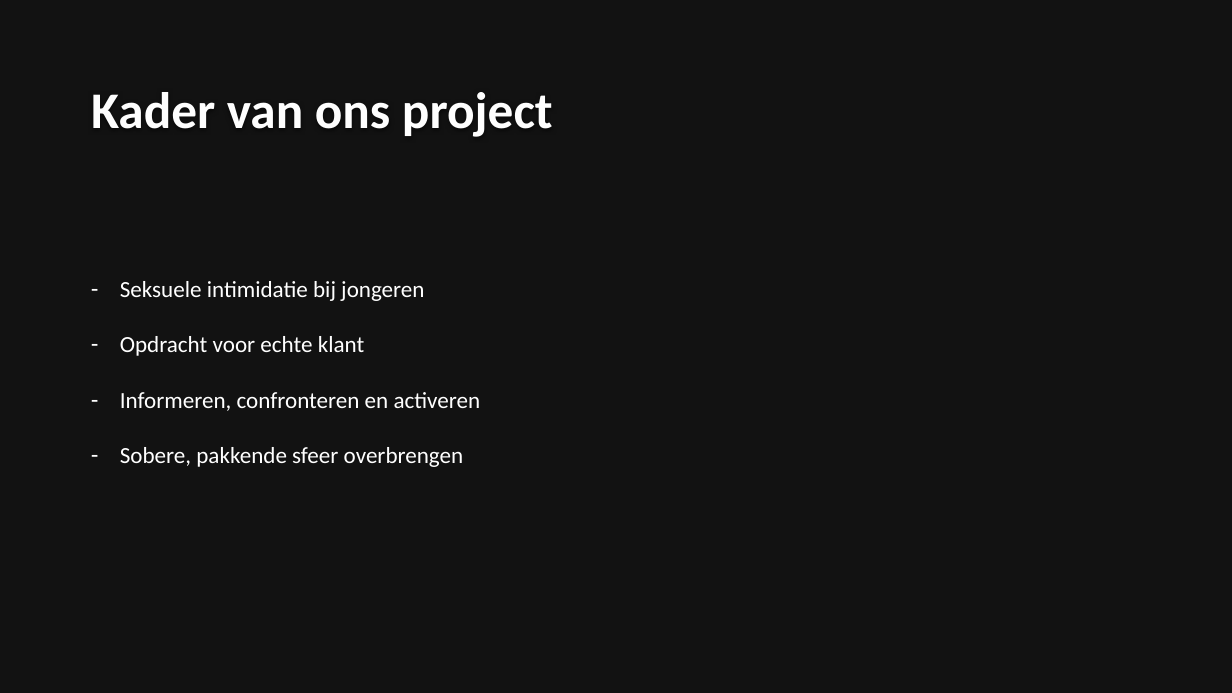
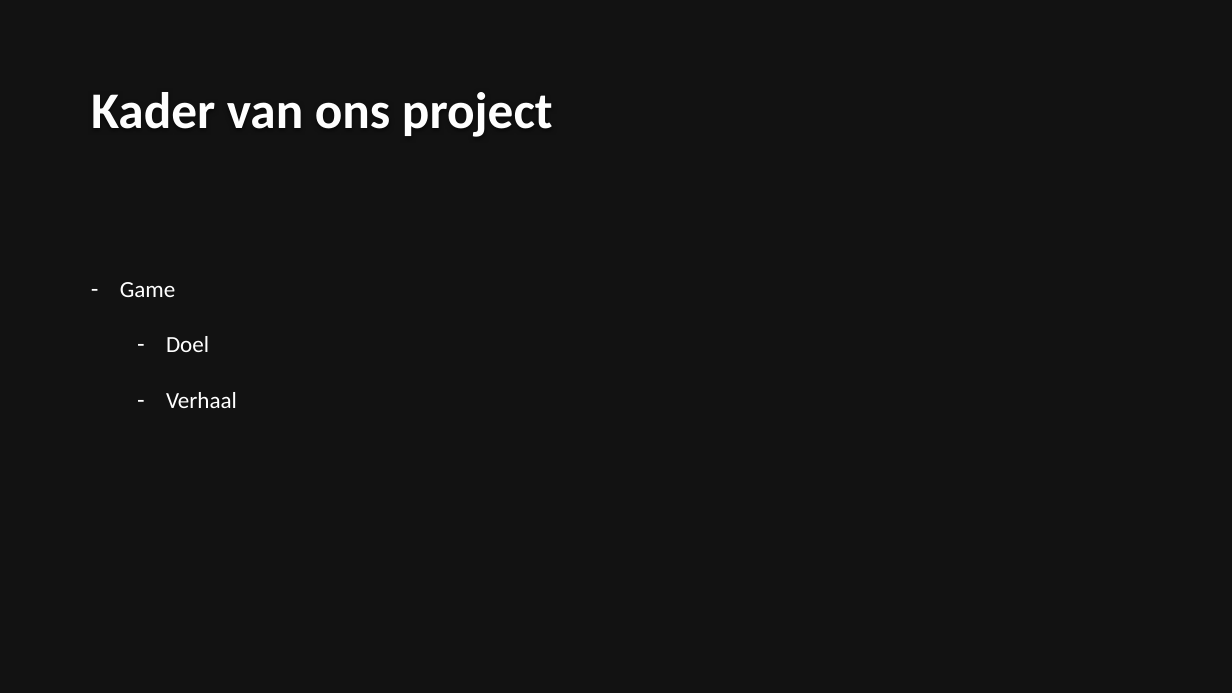
Before and after one commit to VeloceCat/Ivany, a slide deck: slide 10 of Ivany-Presentatie.pptx. Drawn at 1232x693 pixels with LibreOffice and Linux fonts; fonts in the diff are those of the drawing; background and template pictures are left out. Boxes give left, top, right and bottom in pixels: in the first picture for what was removed or moved away, otherwise in the second. Text is boxed around its words. In the diff, an @@ line names an element or a change of style, - is before the commit and + after.

```diff
--- a/Ivany-Presentatie.pptx
+++ b/Ivany-Presentatie.pptx
@@ text at box(120, 282, 237, 408): text changed @@
-– Seksuele intimidatie bij jongeren
-– Opdracht voor echte klant
-– Informeren, confronteren en activeren
-– Sobere, pakkende sfeer overbrengen
+– Game
+  – Doel
+  – Verhaal
```
Also in this commit, not shown: 1 other slide changed, 1 slide added, 1 other file.
